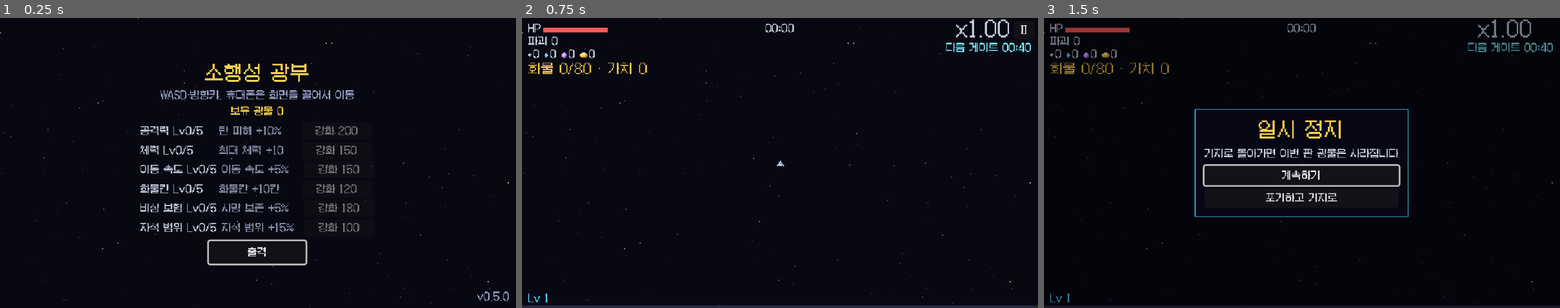
Above: before the commit, frames 1-3 (left to right).
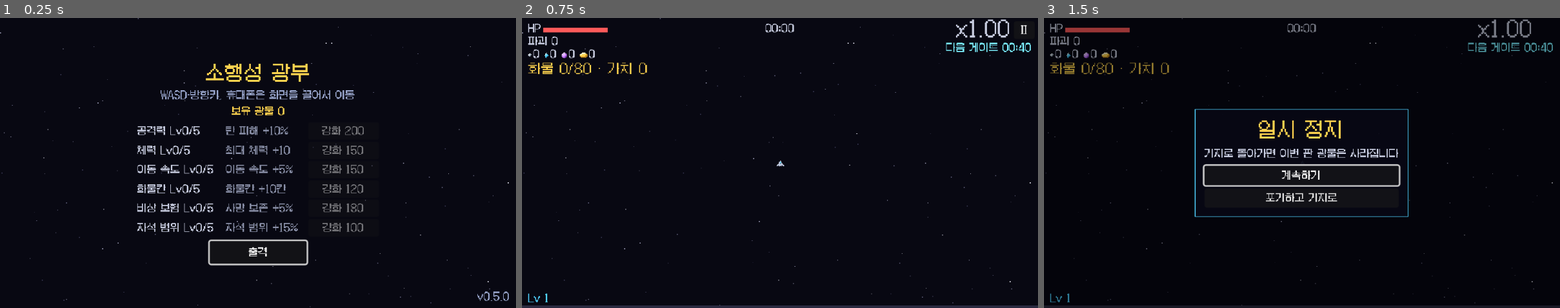
Above: after the commit, the same moments.

Repository: jaehyo-dev/asteroid-miner
Game: Godot game, scene res://scenes/main.tscn
Two runs of this game, one before a commit and one after it. Both use one fixed random seed, a clock stepped at 60 frames per second and the inputs below.
Inputs:
- Up to frame 1 (0.25 s): no input
- Up to frame 2 (0.75 s): click "출격" at 0.5 s
- Up to frame 3 (1.5 s): click "II" at 1.25 s

The runs differ from the first frame. In frame 1, 4.3% of the frame differs, in the area x 26-71%, y 15-86%; in frame 2, nothing differs; in frame 3, nothing differs.

Commit message:
기지 화면: 업그레이드 이름 열 너비를 맞춤
Co-Authored-By: Claude Opus 5.5 <noreply@anthropic.com>

Diff:
--- a/scripts/main.gd
+++ b/scripts/main.gd
@@ -57,7 +57,7 @@
 		var id: String = u["id"]
 		var row := HBoxContainer.new()
 		row.add_theme_constant_override("separation", 6)
-		var name_label := _label(COLOR_TEXT, 92)
+		var name_label := _label(COLOR_TEXT, 104)
 		var desc := _label(COLOR_DIM, 96)
 		desc.text = BaseUpgrades.describe(id)
 		var button := Button.new()
